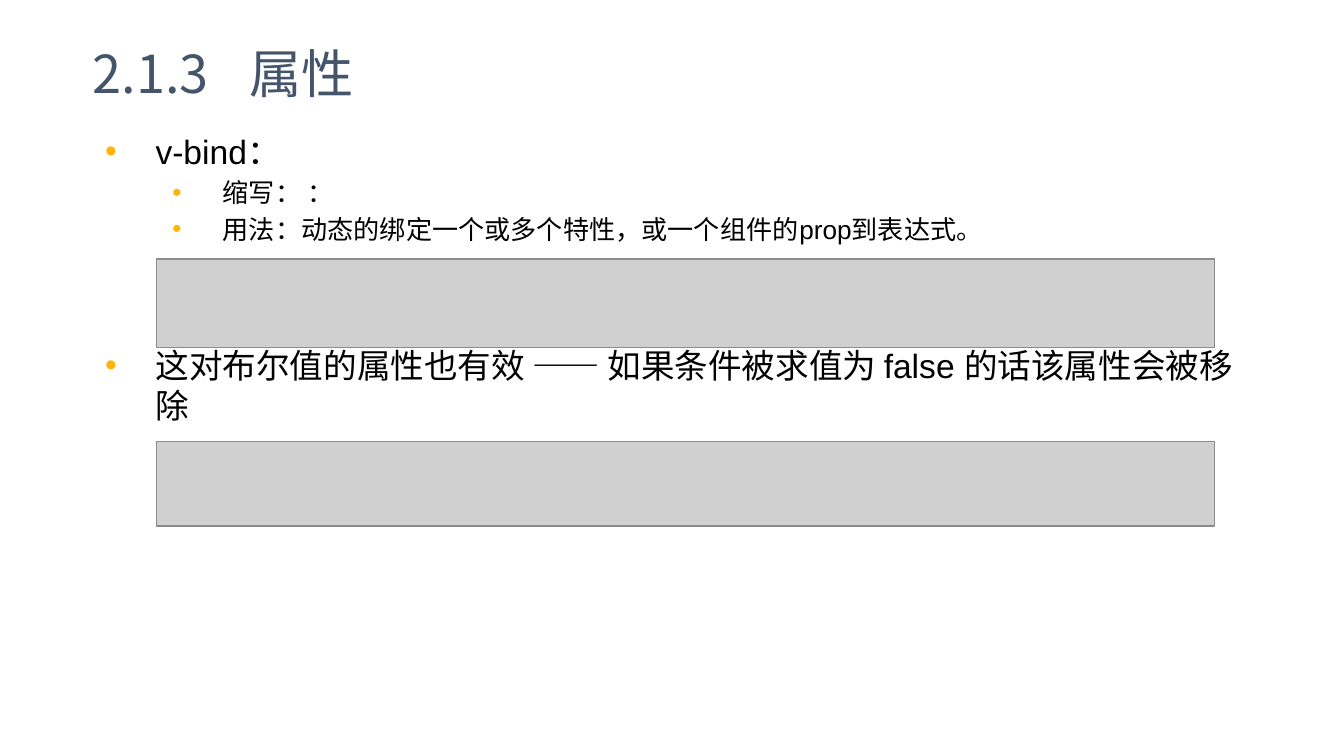
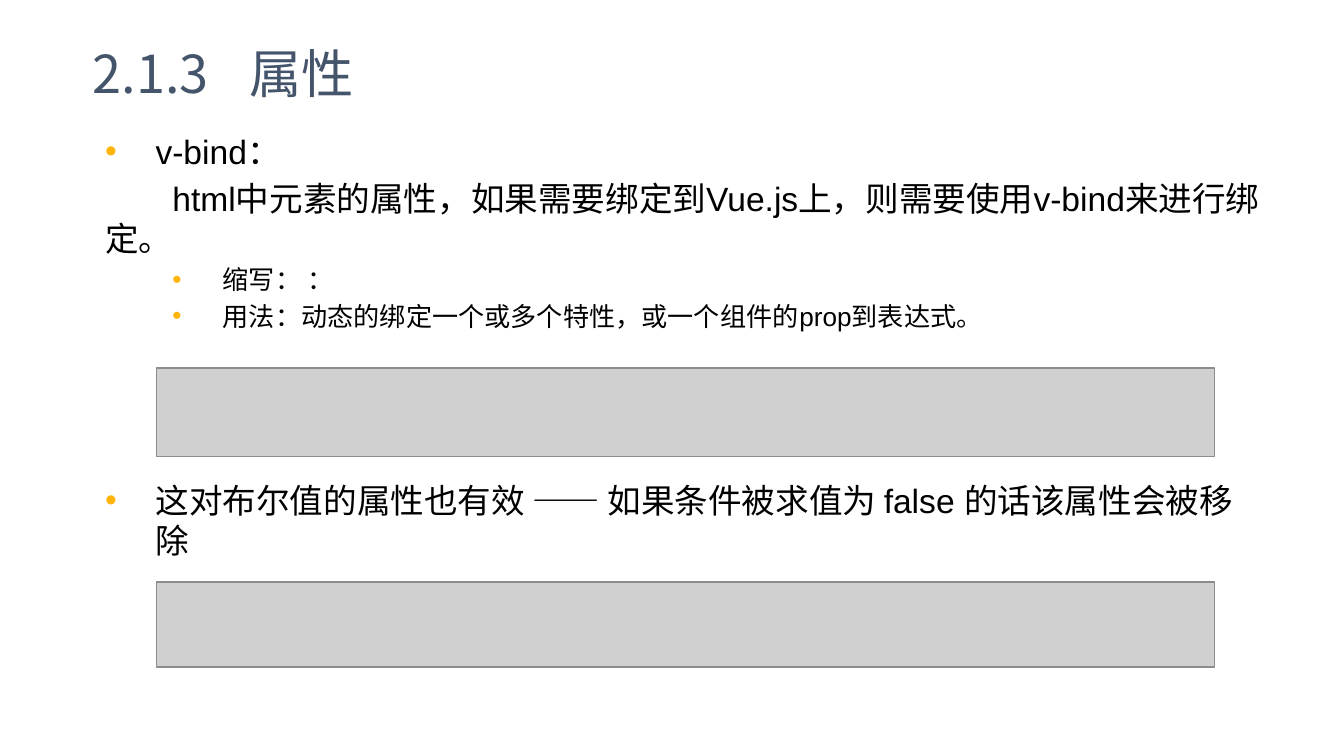
Before and after one commit to yxl2628/vuejs, a slide deck: slide 13 of 02 Vue基础.pptx. Drawn at 1344x756 pixels with LibreOffice and Linux fonts; fonts in the diff are those of the drawing; grey boxes stand for pictures. Boxes give left, top, right and bottom in pixels: in the first picture for what was removed or moved away, otherwise in the second. Text is boxed around its words. In the diff, an @@ line names an element or a change of style, - is before the commit and + after.

```diff
--- a/02 Vue基础.pptx
+++ b/02 Vue基础.pptx
@@ text at <box>105,184,1259,254</box>: paragraph added @@
+html中元素的属性，如果需要绑定到Vue.js上，则需要使用v-bind来进行绑定。
@@ picture: place and size @@
-picture at <box>156,259,1214,348</box>
+picture at <box>156,368,1214,457</box>
@@ picture: place and size @@
-picture at <box>156,441,1214,526</box>
+picture at <box>156,582,1214,667</box>
```
Also in this commit, not shown: 40 other slides changed, 1 other file.
